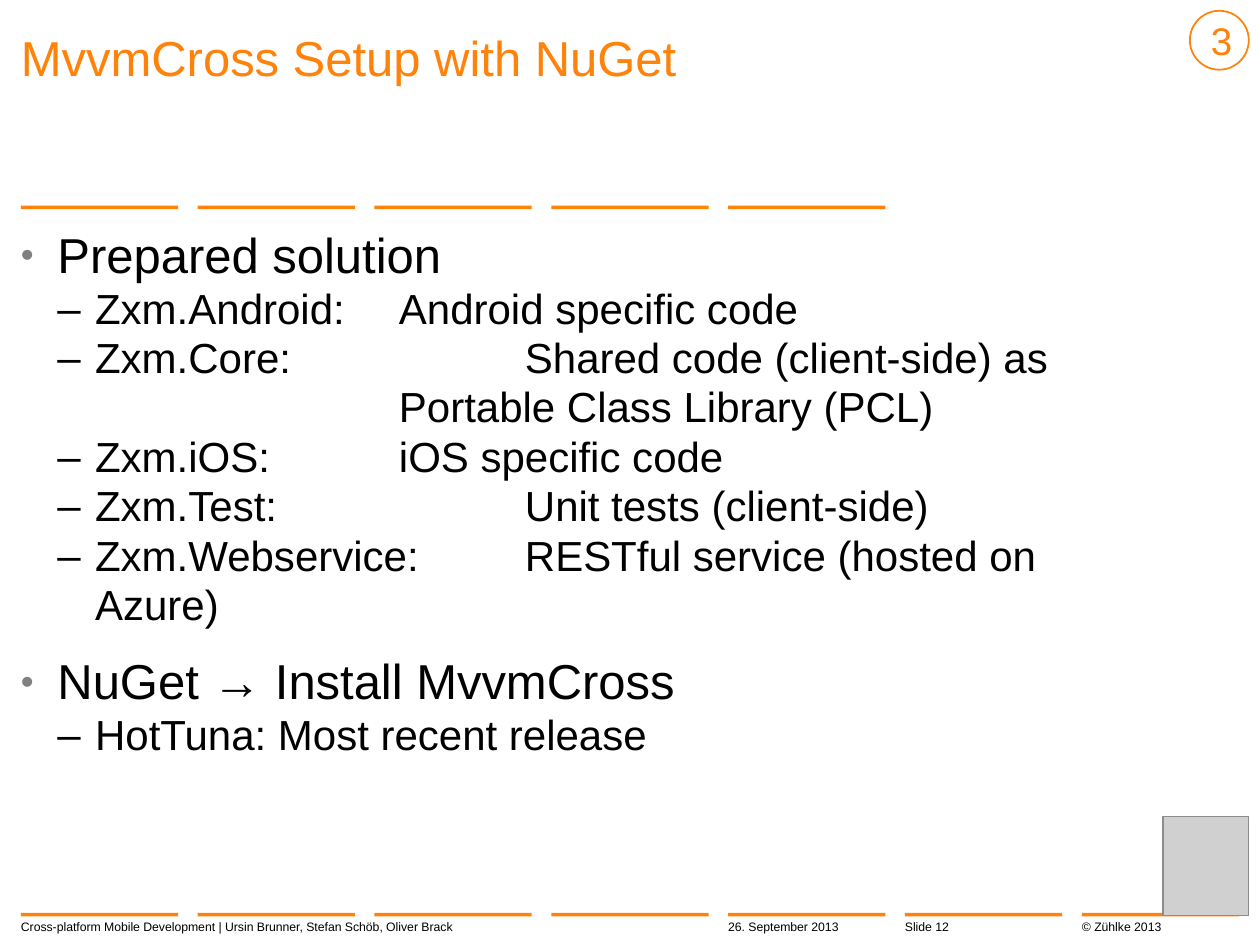
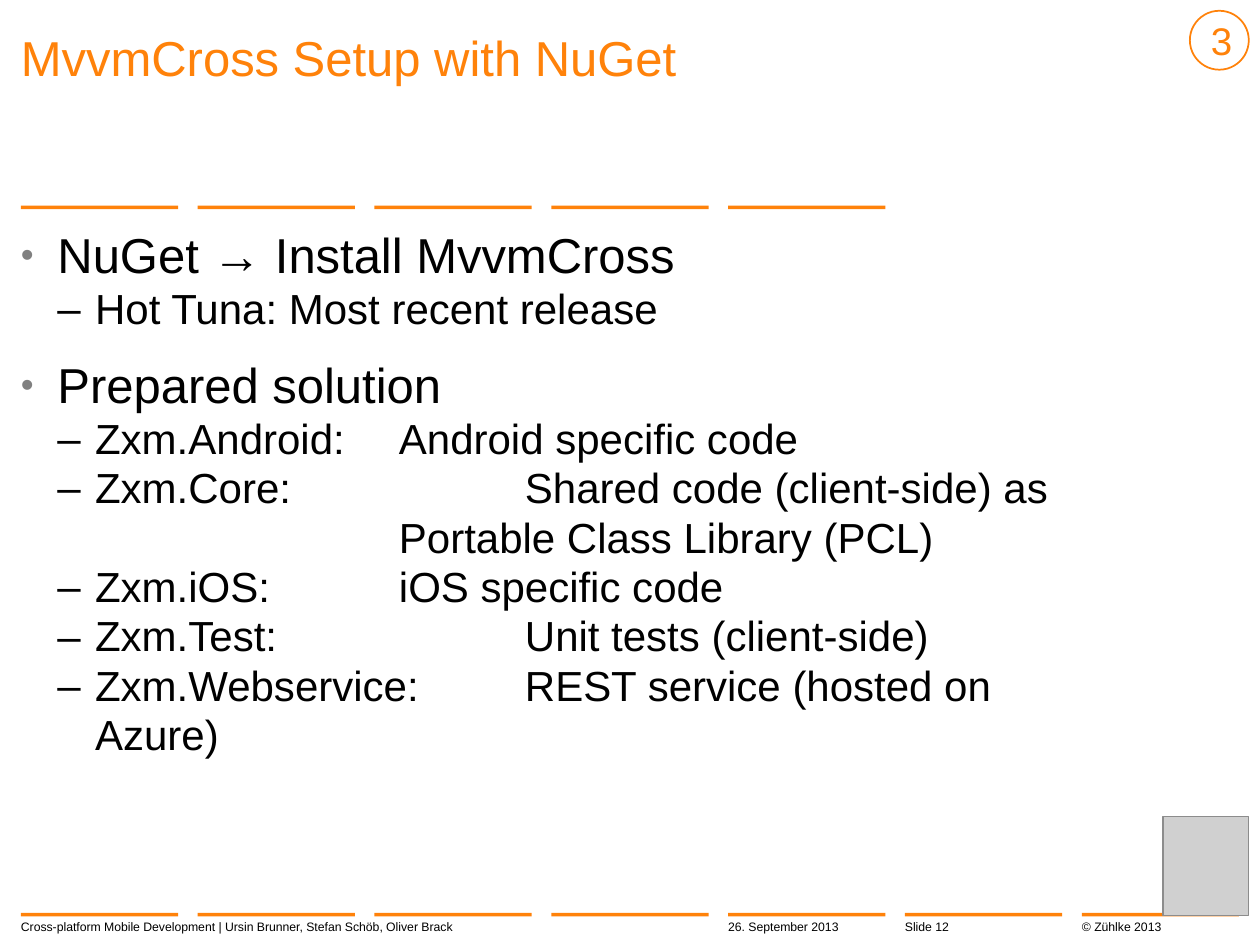
Before and after one commit to brunnurs/zxm, a slide deck: slide 12 of docs/13-09-26 Cross-platform mobile development with C#.pptx. Drawn at 1260x945 pixels with LibreOffice and Linux fonts; fonts in the diff are those of the drawing; grey boxes stand for pictures; background and template pictures are left out. Boxes give left, top, right and bottom in pixels: in the first picture for what was removed or moved away, otherwise in the second. Text is boxed around its words. In the diff, an @@ line names an element or a change of style, - is before the commit and + after.

```diff
--- a/docs/13-09-26 Cross-platform mobile development with C#.pptx
+++ b/docs/13-09-26 Cross-platform mobile development with C#.pptx
@@ text at box(57, 237, 674, 325): paragraphs added @@
+  • NuGet → Install MvvmCross
+    – Hot Tuna: Most recent release
@@ text at box(95, 670, 991, 759): text changed @@
-    – Zxm.Webservice: RESTful service (hosted on Azure)
-  • NuGet → Install MvvmCross
-    – HotTuna: Most recent release
+    – Zxm.Webservice: REST service (hosted on Azure)
```
Also in this commit, not shown: 10 other slides changed.
